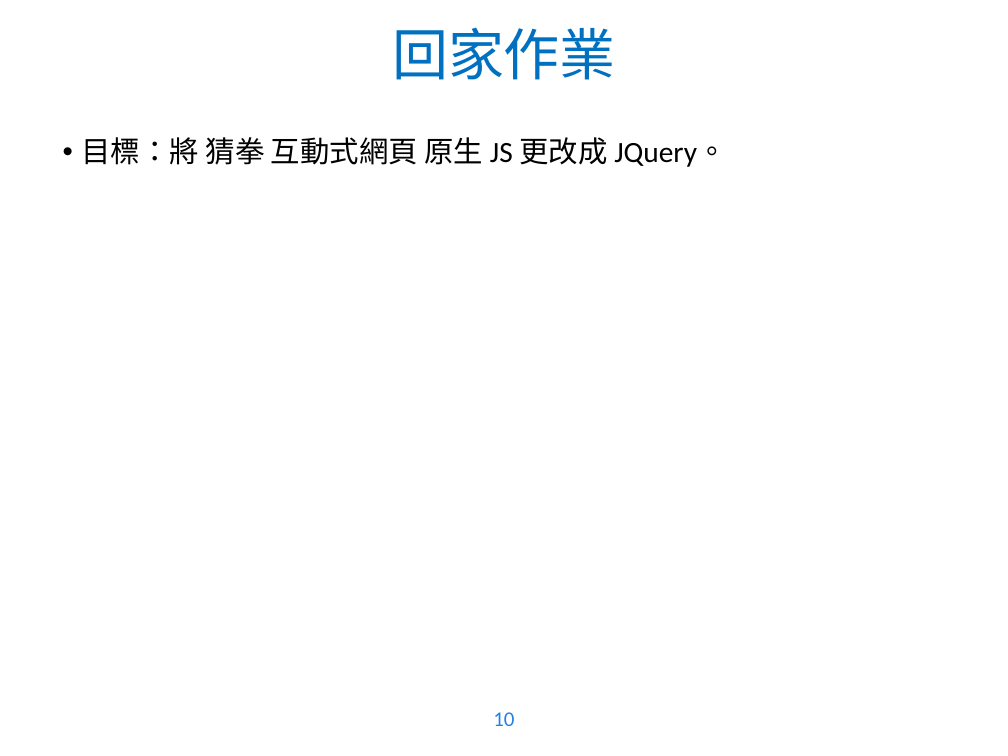
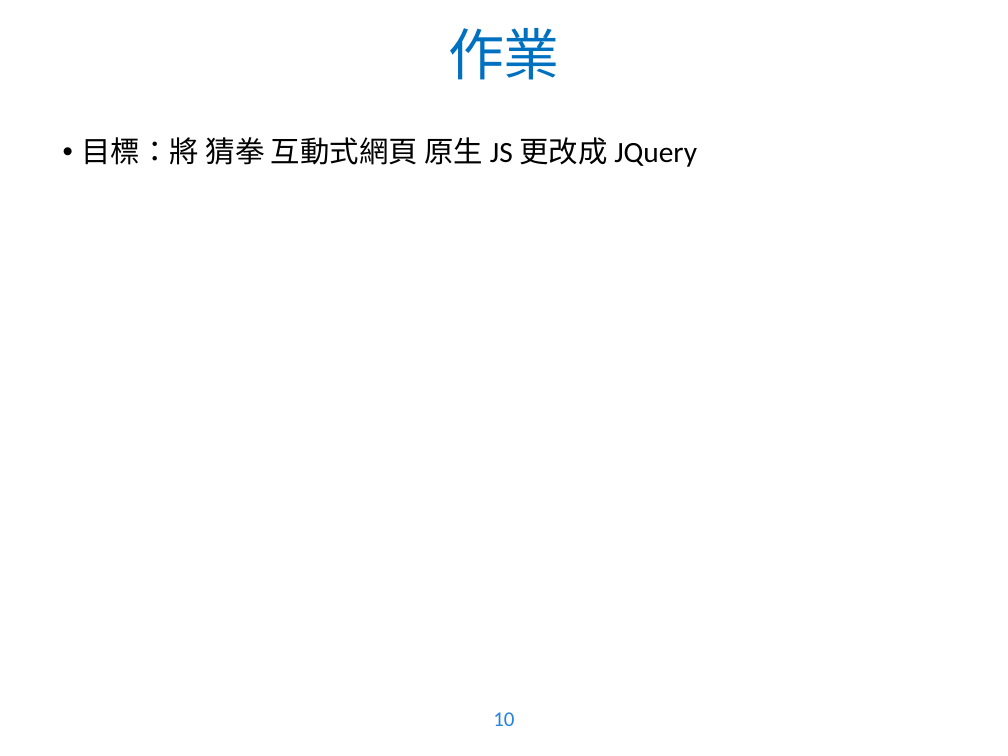
Before and after one commit to WaRTanKE7/WebClubData, a slide deck: slide 10 of 教學簡報/JavaScript - 4.pptx. Drawn at 1008x756 pixels with LibreOffice and Linux fonts; fonts in the diff are those of the drawing; background and template pictures are left out. Boxes give left, top, right and bottom in pixels: in the first picture for what was removed or moved away, otherwise in the second. Text is boxed around its words. In the diff, an @@ line names an element or a change of style, - is before the commit and + after.

Commit message:
ppt update

```diff
--- a/教學簡報/JavaScript - 4.pptx
+++ b/教學簡報/JavaScript - 4.pptx
@@ title at box(448, 28, 560, 80): text changed @@
-回家作業
+作業
@@ text at box(81, 137, 697, 167): text changed @@
-• 目標：將 猜拳 互動式網頁 原生 JS 更改成 JQuery。
+• 目標：將 猜拳 互動式網頁 原生 JS 更改成 JQuery
```
